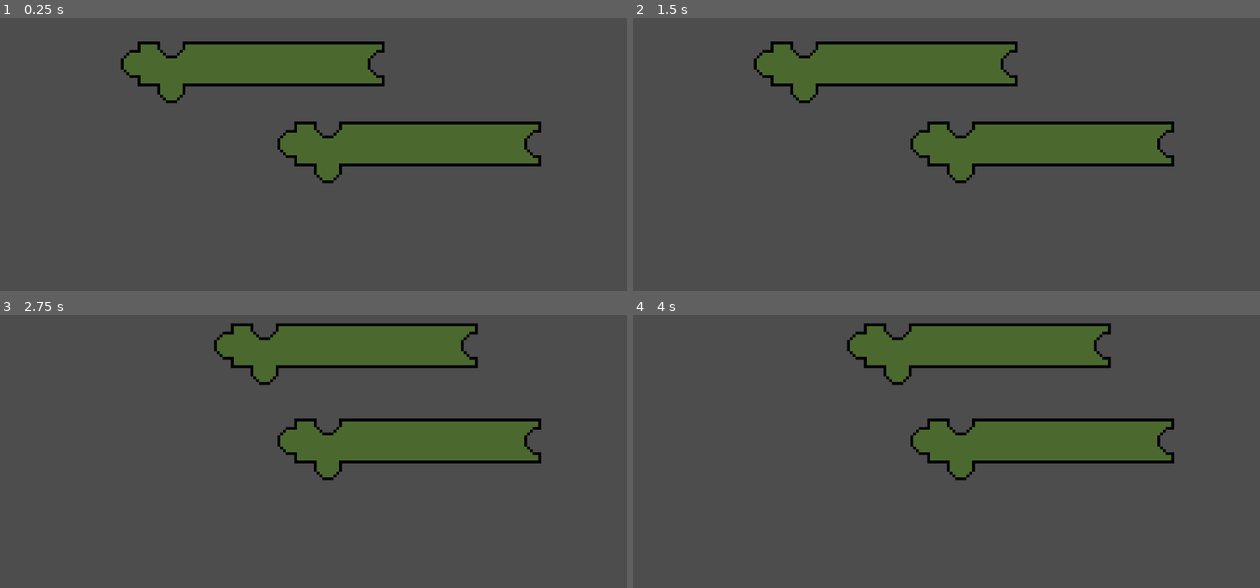
Above: before the commit, frames 1-4 (two rows, left to right).
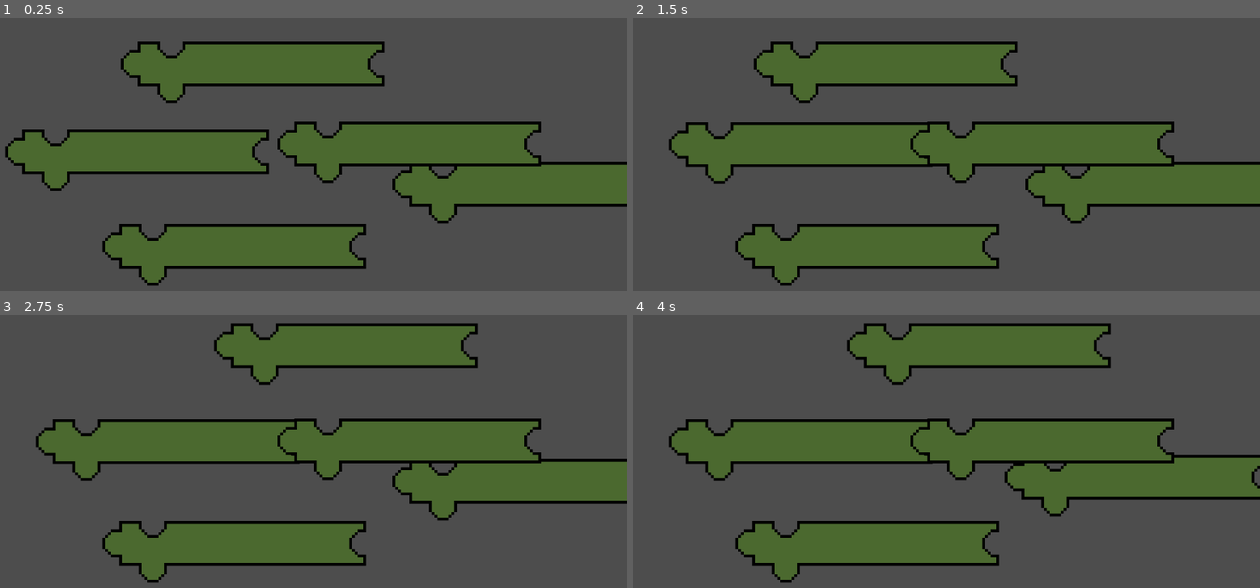
Above: after the commit, the same moments.

Repository: MoonBasedKas/pizzaProtocol
Game: Godot game, scene res://scenes/codeMenu.tscn
Same seed, same stepped clock (60 frames per second), same inputs: the game is played once before the commit and once after it. This scene is started directly instead of the project's main scene.
Inputs (mouse positions are in pixels of both pictures, inside the frame that each line leads up to):
- Up to frame 1 (0.25 s): no input
- Up to frame 2 (1.5 s): tap Enter at 0.5 s; move the mouse to (1078, 108) at 0.52 s; click (1078, 108) at 0.6 s; tap Space at 1.25 s; move the mouse to (808, 143) at 1.27 s; click (808, 143) at 1.35 s
- Up to frame 3 (2.75 s): tap Enter at 2 s; move the mouse to (369, 345) at 2.02 s; click (369, 345) at 2.1 s
- Up to frame 4 (4 s): tap Space at 2.75 s; move the mouse to (902, 495) at 2.77 s; click (902, 495) at 2.85 s; tap Enter at 3.5 s; move the mouse to (1128, 478) at 3.52 s; click (1128, 478) at 3.6 s

The runs differ from the first frame. In frame 1, 19% of the frame differs, in the area x 0-100%, y 40-98%; in frame 2, 19%; in frame 3, 19%; in frame 4, 19%.

Commit message:
Trying to improve block collision

Diff:
--- a/pizzaprotocol/blockBehavior.gd
+++ b/pizzaprotocol/blockBehavior.gd
@@ -1,8 +1,39 @@
 extends CharacterBody2D
 var speed = 20
+
+var top = null
+var bottom = null
+var left = null
+var right = null
+
 # Gets the sprite object and if it was clicked move it.
 func _physics_process(delta):
-	var sprite = get_node("ClickableArea")
-	if (sprite.isClicked()):
+	getConnections() # There is definitely a better way
+	var body = get_node("ClickableArea")
+	if (body.isClicked()):
 		# Basically a magical version of slide and move just obectively better.
 		global_position = lerp(global_position, get_global_mouse_position(), speed * delta)
+	if get_node("OverlapPrevention").getOverlapping():
+		velocity = Vector2(0,1)
+		move_and_slide()
+
+# Gets the connections and their parents if there is a connection
+func getConnections():
+	var temp = null
+	temp = get_node("top")
+	top = temp.getConnection()
+	if top != null:
+		top = top.getParent()
+	temp = get_node("bottom")
+	bottom = temp.getConnection()
+	if bottom != null:
+		bottom = bottom.getParent()
+	temp = get_node("left")
+	left = temp.getConnection()
+	if left != null:
+		left = left.getParent()
+	temp = get_node("right")
+	right = temp.getConnection()
+	if right != null:
+		right = right.getParent()
+	return 0
--- a/pizzaprotocol/codeBlocks/GenericCodeBlock.tscn
+++ b/pizzaprotocol/codeBlocks/GenericCodeBlock.tscn
@@ -1,11 +1,16 @@
-[gd_scene load_steps=8 format=3 uid="uid://k44tu0keq5af"]
+[gd_scene load_steps=11 format=3 uid="uid://k44tu0keq5af"]
 
 [ext_resource type="Script" uid="uid://btpu5spj2w11a" path="res://blockBehavior.gd" id="1_jl6ti"]
 [ext_resource type="Texture2D" uid="uid://dfgyvm6hhyugs" path="res://codeBlocks/blockSprites/GenericBlock.png" id="2_gbdc3"]
+[ext_resource type="Script" uid="uid://c56q2wfo8un7" path="res://codeBlocks/blockConnector.gd" id="4_a82ns"]
 [ext_resource type="Script" uid="uid://rej7cm5d3hx" path="res://codeBlocks/clickable_area.gd" id="4_gbdc3"]
+[ext_resource type="Script" uid="uid://e8rkluec72kc" path="res://codeBlocks/overlap_prevention.gd" id="5_a82ns"]
 
 [sub_resource type="CircleShape2D" id="CircleShape2D_js6f4"]
 radius = 24.3311
+
+[sub_resource type="CircleShape2D" id="CircleShape2D_5nf5k"]
+radius = 23.0868
 
 [sub_resource type="CircleShape2D" id="CircleShape2D_jv7qk"]
 radius = 21.095
@@ -13,8 +18,8 @@
 [sub_resource type="CircleShape2D" id="CircleShape2D_2kxba"]
 radius = 24.7386
 
-[sub_resource type="CircleShape2D" id="CircleShape2D_5nf5k"]
-radius = 23.0868
+[sub_resource type="RectangleShape2D" id="RectangleShape2D_gbdc3"]
+size = Vector2(68, 50)
 
 [node name="GenericCodeBlock" type="CharacterBody2D"]
 script = ExtResource("1_jl6ti")
@@ -23,24 +28,43 @@
 position = Vector2(1, 37)
 texture = ExtResource("2_gbdc3")
 
-[node name="leftConnector" type="CollisionShape2D" parent="."]
-position = Vector2(-213, -3)
-shape = SubResource("CircleShape2D_js6f4")
-
-[node name="topConnector" type="CollisionShape2D" parent="."]
-position = Vector2(-145, -31)
-shape = SubResource("CircleShape2D_jv7qk")
-
-[node name="bottomConnector" type="CollisionShape2D" parent="."]
-position = Vector2(-144, 41)
-shape = SubResource("CircleShape2D_2kxba")
-
-[node name="rightConnector" type="CollisionShape2D" parent="."]
-position = Vector2(222, -3)
-shape = SubResource("CircleShape2D_5nf5k")
-
 [node name="ClickableArea" type="Area2D" parent="."]
+collision_layer = 2
+collision_mask = 2
 script = ExtResource("4_gbdc3")
 
 [node name="ClickableAreaPolygon" type="CollisionPolygon2D" parent="ClickableArea"]
 polygon = PackedVector2Array(236, -42, -119, -40, -135, -15, -154, -14, -167, -38, -201, -41, -202, -23, -216, -25, -233, -11, -233, 2, -214, 20, -202, 19, -201, 34, -166, 35, -166, 48, -152, 63, -136, 65, -120, 48, -123, 37, 234, 34, 234, 17, 208, 4, 208, -8, 221, -25, 231, -25)
+
+[node name="left" type="Area2D" parent="."]
+script = ExtResource("4_a82ns")
+
+[node name="leftConnector" type="CollisionShape2D" parent="left"]
+position = Vector2(-213, -3)
+shape = SubResource("CircleShape2D_js6f4")
+
+[node name="right" type="Area2D" parent="."]
+script = ExtResource("4_a82ns")
+
+[node name="rightConnector" type="CollisionShape2D" parent="right"]
+position = Vector2(222, -3)
+shape = SubResource("CircleShape2D_5nf5k")
+
+[node name="top" type="Area2D" parent="."]
+script = ExtResource("4_a82ns")
+
+[node name="topConnector" type="CollisionShape2D" parent="top"]
+position = Vector2(-145, -31)
+shape = SubResource("CircleShape2D_jv7qk")
+
+[node name="bottom" type="Area2D" parent="."]
+script = ExtResource("4_a82ns")
+
+[node name="bottomConnector" type="CollisionShape2D" parent="bottom"]
+position = Vector2(-144, 41)
+shape = SubResource("CircleShape2D_2kxba")
+
+[node name="OverlapPrevention" type="CollisionShape2D" parent="."]
+position = Vector2(1, -1)
+shape = SubResource("RectangleShape2D_gbdc3")
+script = ExtResource("5_a82ns")
--- /dev/null
+++ b/pizzaprotocol/codeBlocks/blockConnector.gd
@@ -0,0 +1,16 @@
+extends Area2D
+
+var connection = null
+
+func _process(delta):
+	var touch = get_overlapping_areas()
+	if touch != []:
+		connection = touch[0]
+	else:
+		connection = null
+
+func getConnection():
+	return connection
+
+func getParent():
+	return get_parent()
--- /dev/null
+++ b/pizzaprotocol/codeBlocks/overlap_prevention.gd
@@ -0,0 +1,15 @@
+extends CollisionShape2D
+
+var colliding = null
+
+func _on_Area2D_body_entered(body):
+	print("BANG")
+	colliding = body
+	pass
+
+func _on_Area2D_body_exited(body):
+	colliding = null
+
+func getOverlapping():
+
+	return colliding
--- a/pizzaprotocol/scenes/codeMenu.tscn
+++ b/pizzaprotocol/scenes/codeMenu.tscn
@@ -4,6 +4,15 @@
 
 [node name="Node2D" type="Node2D"]
 
+[node name="GenericCodeBlock5" parent="." instance=ExtResource("1_v6n8u")]
+position = Vector2(451, 541)
+
+[node name="GenericCodeBlock4" parent="." instance=ExtResource("1_v6n8u")]
+position = Vector2(968, 430)
+
+[node name="GenericCodeBlock3" parent="." instance=ExtResource("1_v6n8u")]
+position = Vector2(278, 372)
+
 [node name="GenericCodeBlock" parent="." instance=ExtResource("1_v6n8u")]
 position = Vector2(484, 215)
 
Not shown, added: pizzaprotocol/codeBlocks/blockConnector.gd.uid
Not shown, added: pizzaprotocol/codeBlocks/overlap_prevention.gd.uid
